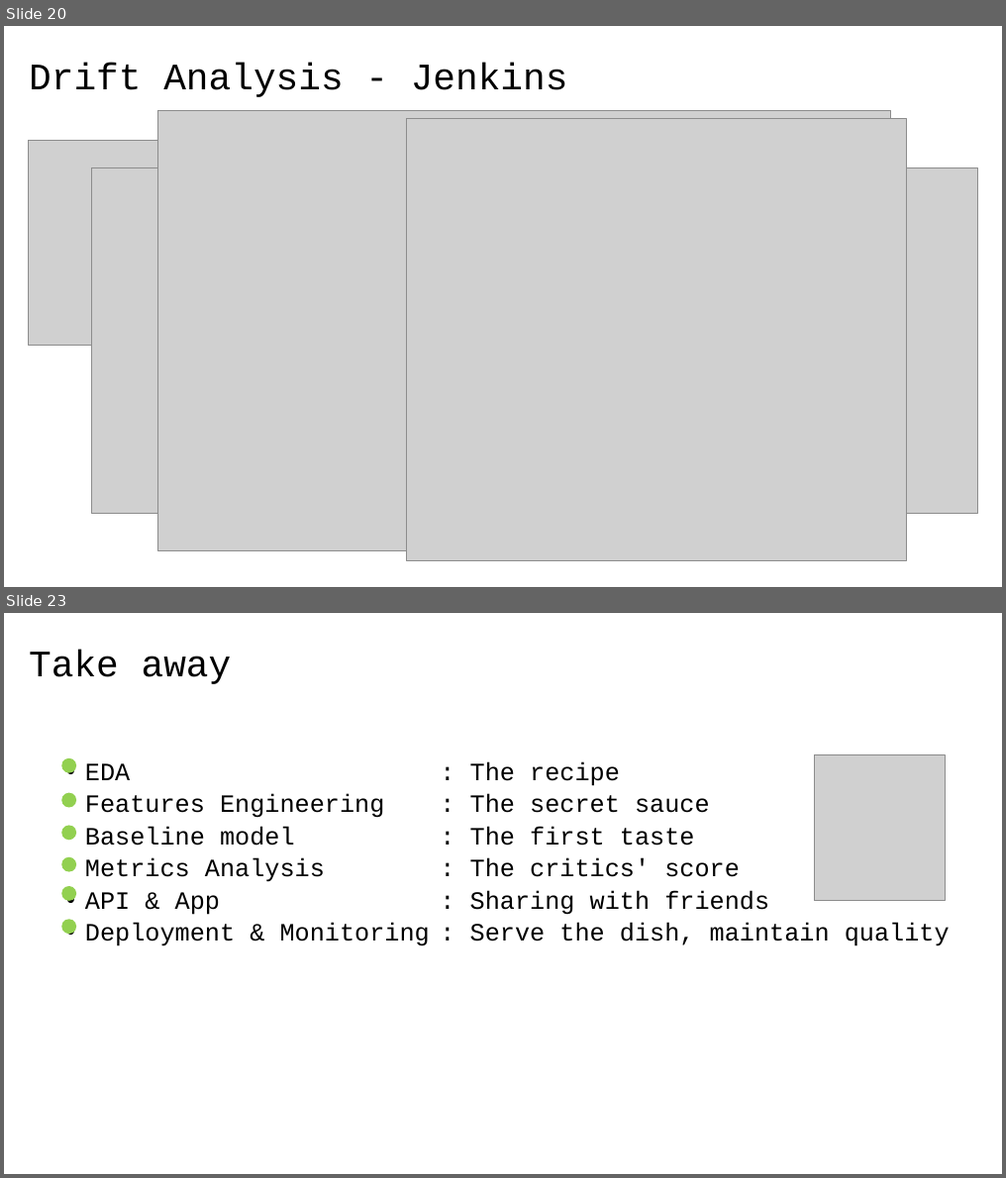
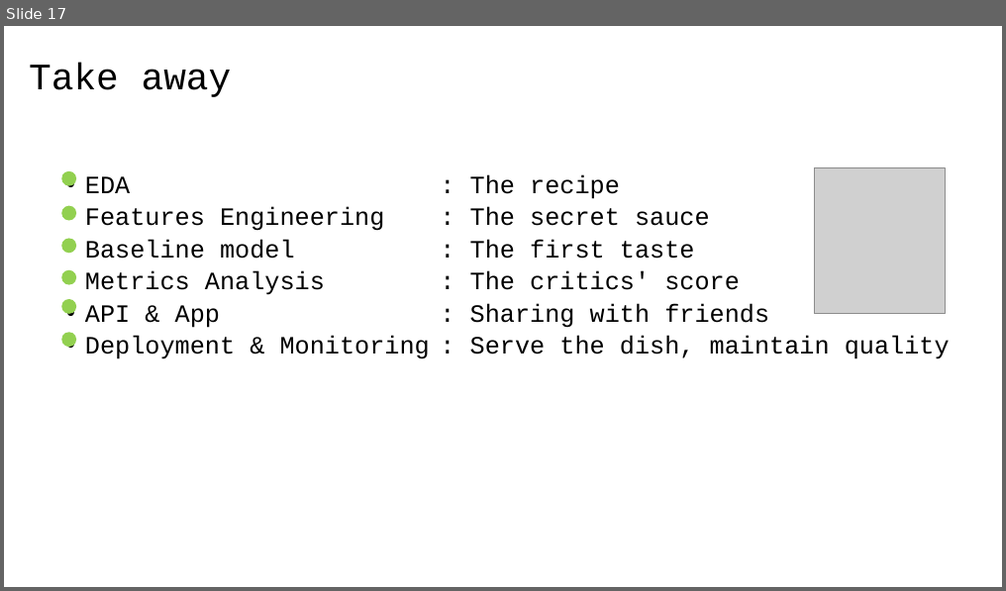
Before and after one commit to 40tude/fraud_detection_2, a slide deck: assets/00_fraud_detection_2_soutenance.pptx. Shown one above the other, each under a label of ours: slides 20 and 23 before the commit, slide 17 after it; the slides between them are not shown. The pictures are 1006x1178 and 1006x591 pixels, drawn with LibreOffice and Linux fonts; fonts in the diff are those of the drawing; grey boxes stand for pictures. Boxes give left, top, right and bottom in pixels: in the first picture for what was removed or moved away, otherwise in the second. Text is boxed around its words. In the diff, an @@ line names an element or a change of style, - is before the commit and + after.

```diff
--- a/assets/00_fraud_detection_2_soutenance.pptx
+++ b/assets/00_fraud_detection_2_soutenance.pptx
@@ slide 20 removed at [4, 26, 1002, 587], background #FFFFFF @@
@@ title removed at [29, 63, 568, 97] @@
-Drift Analysis - Jenkins
@@ picture removed at [158, 110, 891, 552] @@
@@ picture removed at [28, 140, 442, 345] @@
@@ picture removed at [407, 119, 906, 562] @@
@@ picture removed at [91, 168, 979, 514] @@
@@ what was slide 23 is now slide 17 @@
```
Also in this commit, not shown: 8 slides changed, 2 slides added, 7 other slides removed.
